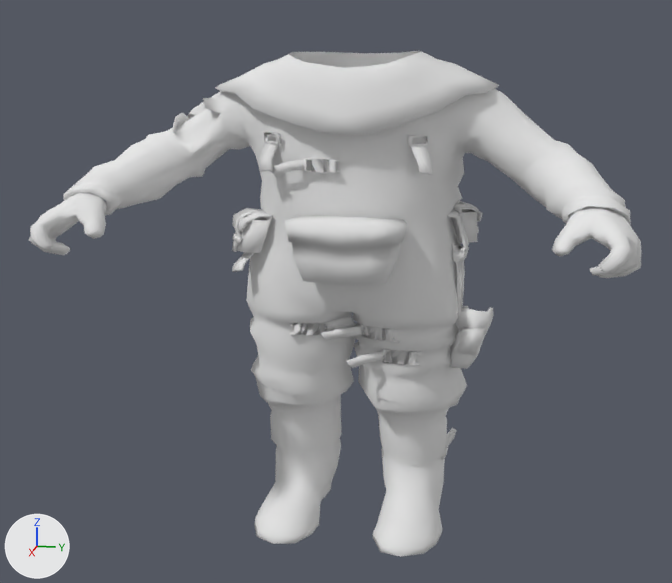
The glTF model zone_assets/model_export/c_zom_dlc0_zom_haz_body2_swellS04_lod0.glb as it was, and as the next commit left it.
Camera for both pictures: a camera (50 mm lens) standing at (130.6, 24.1, 69.7) and looking at (4.6, -1.1, 38.2). The lights are fixed; the arrows at lower left show +X, +Y and +Z. The picture after the commit comes second. Vertices at exactly the same position are counted once.

In view in the first picture: 'surf0', 'surf1'.
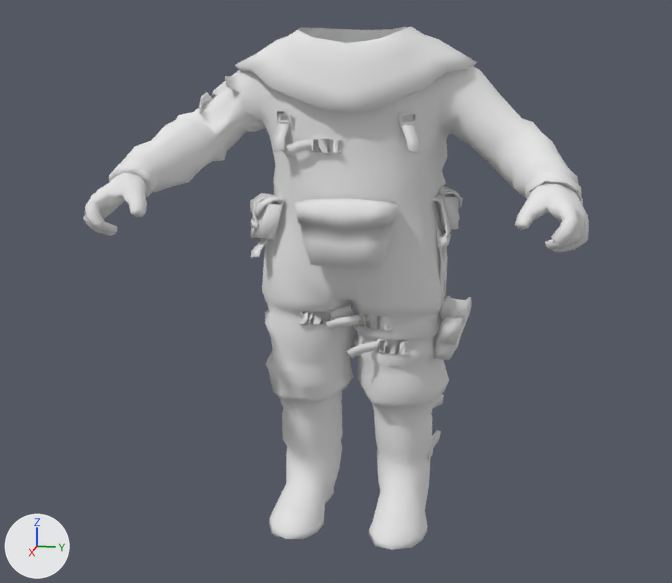
Edits to the scene script, one JSON object a line:
```json
{"block": "me_mesh_0", "where": "# used by ob_surf0; location = (0.0, 0.0, 0.0)"}
{"op": "remove", "block": "me_mesh_0", "code": "me_mesh_0.from_pydata(...)  # 11 vertices, 11 faces; spans x -4.1..2.89, y 17.81..27.98, z 56.57..65.57"}
{"op": "add", "block": "me_mesh_0", "code": "me_mesh_0.from_pydata(...)  # 11 vertices, 11 faces; spans x -3.46..2.44, y 15.02..23.61, z 59.23..68.65"}
{"block": "me_mesh_0", "change": "me_mesh_0 part 1"}
{"op": "set", "path": "me_mesh_0.vertices[0].co", "old": "(1.98, 20.35, 58.47)", "new": "(1.67, 17.17, 61.22)", "note": "pixel (495, 148) -> pixel (472, 127)"}
{"op": "set", "path": "me_mesh_0.vertices[1].co", "old": "(1.35, 21.85, 60.64)", "new": "(1.14, 18.43, 63.49)", "note": "pixel (507, 131) -> pixel (483, 109)"}
{"op": "set", "path": "me_mesh_0.vertices[2].co", "old": "(-1.39, 23.54, 62.3)", "new": "(-1.17, 19.86, 65.23)", "note": "pixel (521, 118) -> pixel (494, 96)"}
{"op": "set", "path": "me_mesh_0.vertices[3].co", "old": "(-4.1, 24.27, 62.47)", "new": "(-3.46, 20.48, 65.41)", "note": "pixel (526, 115) -> pixel (499, 94)"}
{"op": "set", "path": "me_mesh_0.vertices[4].co", "old": "(0.93, 18.49, 62.54)", "new": "(0.79, 15.6, 65.48)", "note": "pixel (483, 116) -> pixel (462, 94)"}
{"op": "set", "path": "me_mesh_0.vertices[5].co", "old": "(2.89, 25.79, 58.47)", "new": "(2.44, 21.76, 61.23)", "note": "pixel (536, 149) -> pixel (507, 127)"}
{"op": "set", "path": "me_mesh_0.vertices[6].co", "old": "(2.69, 23.23, 56.57)", "new": "(2.27, 19.6, 59.23)", "note": "pixel (516, 163) -> pixel (490, 142)"}
{"op": "set", "path": "me_mesh_0.vertices[7].co", "old": "(0.38, 27.98, 59.59)", "new": "(0.32, 23.61, 62.39)", "note": "pixel (553, 139) -> pixel (521, 118)"}
{"op": "set", "path": "me_mesh_0.vertices[8].co", "old": "(-3.76, 20.92, 65.57)", "new": "(-3.17, 17.65, 68.65)", "note": "pixel (503, 93) -> pixel (480, 70)"}
{"op": "set", "path": "me_mesh_0.vertices[9].co", "old": "(-1.22, 19.57, 64.45)", "new": "(-1.03, 16.51, 67.48)", "note": "pixel (492, 102) -> pixel (470, 79)"}
{"op": "set", "path": "me_mesh_0.vertices[10].co", "old": "(1.19, 17.81, 60.19)", "new": "(1.01, 15.02, 63.02)", "note": "pixel (477, 134) -> pixel (457, 113)"}
{"block": "me_mesh_1", "where": "# used by ob_surf1; location = (0.0, 0.0, 0.0)"}
{"op": "remove", "block": "me_mesh_1", "code": "me_mesh_1.from_pydata(...)  # 2462 vertices, 4601 faces; spans x -17.5..26.6, y -38.0..38.2, z 0.0..71.3"}
{"op": "add", "block": "me_mesh_1", "code": "me_mesh_1.from_pydata(...)  # 2462 vertices, 4601 faces; spans x -14.8..22.4, y -32.0..32.2, z 0.0..74.7"}
{"block": "me_mesh_1", "change": "me_mesh_1 part 2: the whole mesh is multiplied about the mesh origin by the matrix ((0.844, 0.0, 0.0), (0.0, 0.844, 0.0), (0.0, 0.0, 1.047))"}
```

Boxes [x1, y1, x2, y2] around the edits, measured in the pictures (672 x 583 px):
```json
{"object": "surf1", "change": "reshaped", "before": [29, 51, 642, 557], "after": [83, 26, 589, 550], "on screen": "17% narrower"}
{"object": "surf0", "change": "reshaped", "before": [477, 93, 554, 163], "after": [458, 71, 521, 142], "on screen": "18% narrower"}
```
